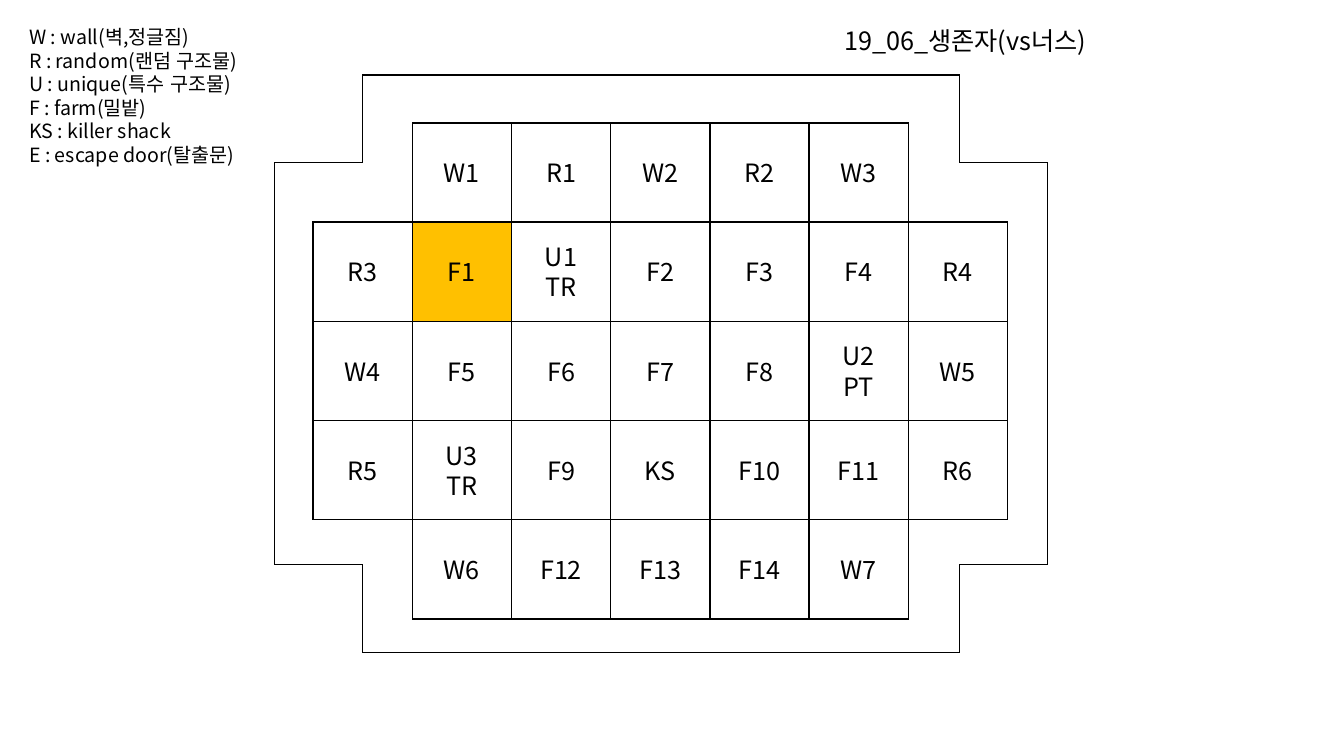
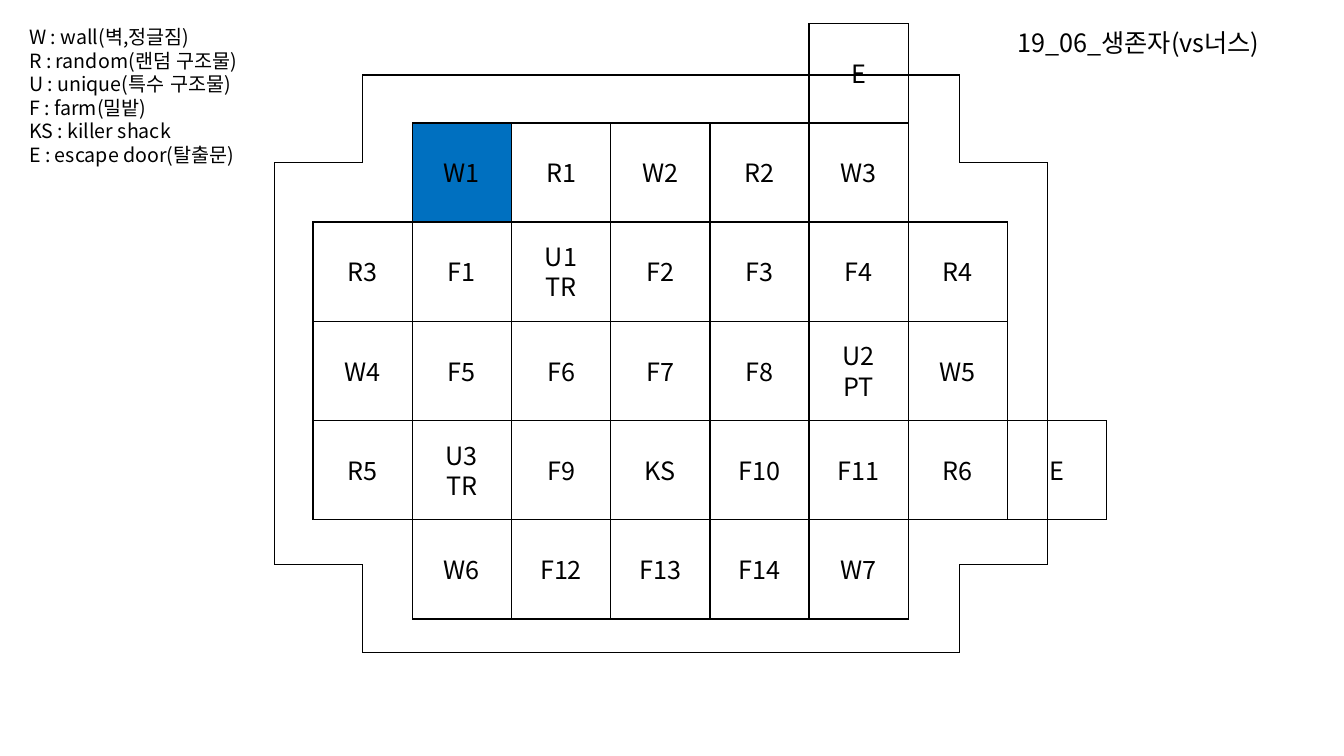
Before and after one commit to Bumizi/Thesis, a slide deck: slide 1 of DBD 분석/맵 분석/3. 콜드윈드 농장(★)/3. 썩은 들판(★)/19_06_생존자(vs너스).pptx (slide 4 before the commit). Drawn at 1344x756 pixels with LibreOffice and Linux fonts; fonts in the diff are those of the drawing. Boxes give left, top, right and bottom in pixels: in the first picture for what was removed or moved away, otherwise in the second. Text is boxed around its words. In the diff, an @@ line names an element or a change of style, - is before the commit and + after.

Commit message:
19_06 너스 마무리
19_06 너스 마무리

```diff
--- a/DBD 분석/맵 분석/3. 콜드윈드 농장(★)/3. 썩은 들판(★)/19_06_생존자(vs너스).pptx
+++ b/DBD 분석/맵 분석/3. 콜드윈드 농장(★)/3. 썩은 들판(★)/19_06_생존자(vs너스).pptx
@@ rectangle added at [810,24,908,123], outline #000000 1 pt, 18 pt, text #000000 @@
+E
@@ text "19_06_생존자(vs너스)": place and size @@
-text "19_06_생존자(vs너스)" at [844,29,1086,55]
+text "19_06_생존자(vs너스)" at [1017,31,1259,57]
@@ rectangle "W1" at [412,123,511,222]: fill none to #0070C0 @@
@@ rectangle "R3" at [314,222,412,321]: fill none to #FFFFFF @@
@@ rectangle "F1" at [412,222,511,321]: fill #FFC000 to none @@
@@ rectangle added at [1008,420,1107,519], outline #000000 1 pt, 18 pt, text #000000 @@
+E
```
Also in this commit, not shown: 10 other slides changed, 3 slides added.
